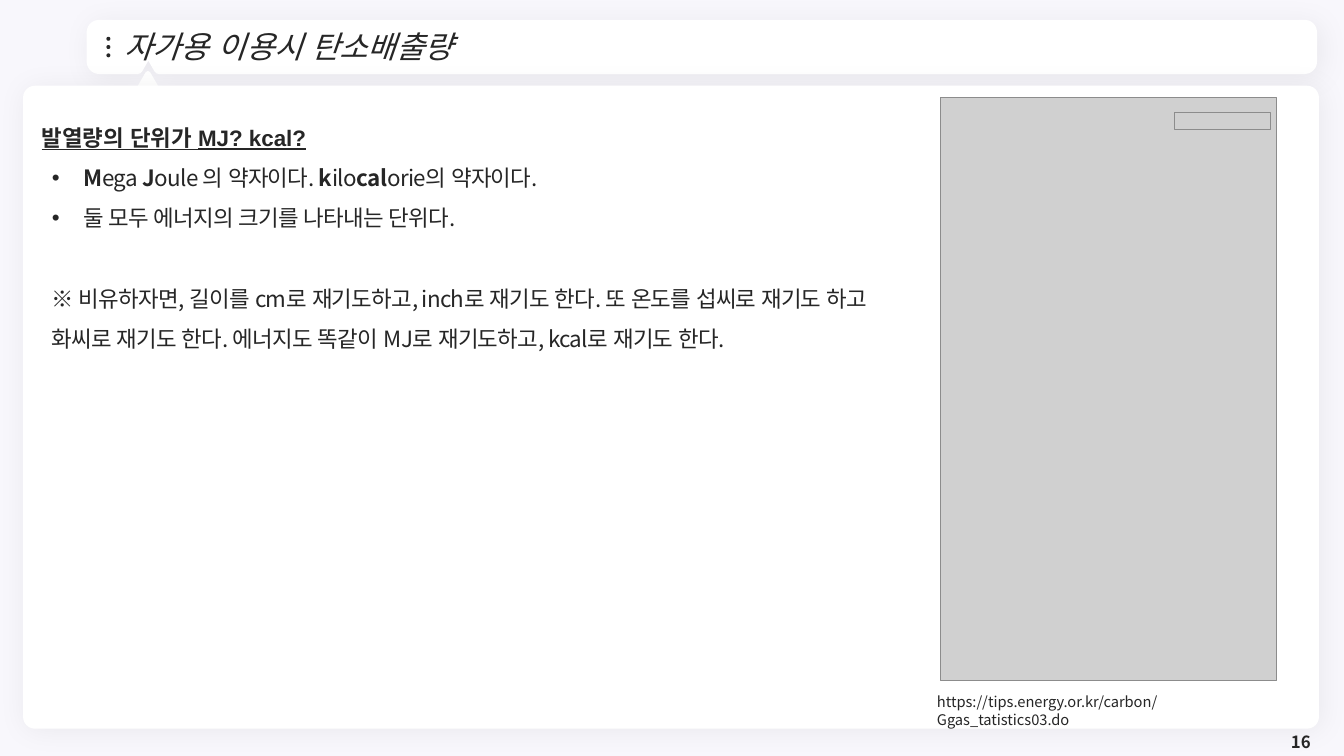
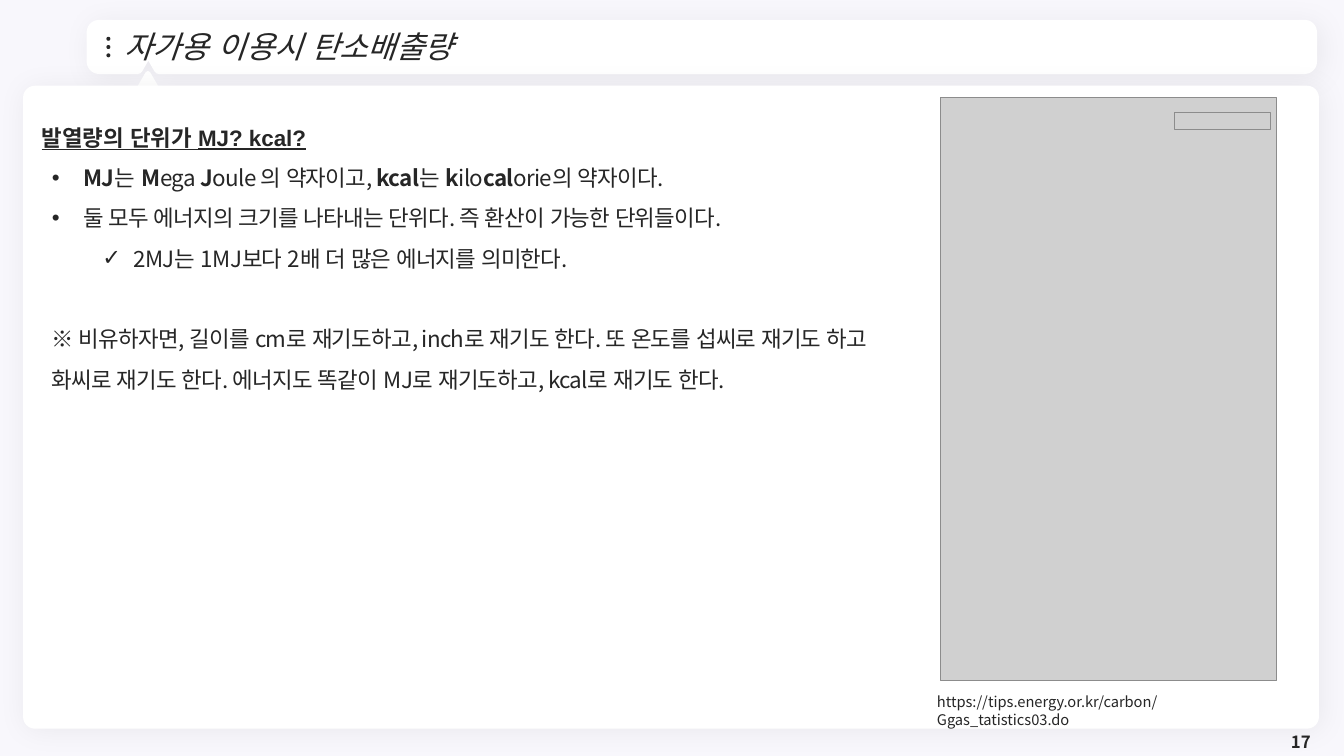
Before and after one commit to meandthey/Teaching, a slide deck: slide 17 of 생활속의 경제/01_Lectures/생활속의 경제_(에너지경제).pptx (slide 16 before the commit). Drawn at 1344x756 pixels with LibreOffice and Linux fonts; fonts in the diff are those of the drawing; grey boxes stand for pictures; background and template pictures are left out. Boxes give left, top, right and bottom in pixels: in the first picture for what was removed or moved away, otherwise in the second. Text is boxed around its words. In the diff, an @@ line names an element or a change of style, - is before the commit and + after.

```diff
--- a/생활속의 경제/01_Lectures/생활속의 경제_(에너지경제).pptx
+++ b/생활속의 경제/01_Lectures/생활속의 경제_(에너지경제).pptx
@@ text at [83,167,721,269]: text changed @@
-• Mega Joule 의 약자이다. kilocalorie의 약자이다.
-• 둘 모두 에너지의 크기를 나타내는 단위다.
+• MJ는 Mega Joule 의 약자이고, kcal는 kilocalorie의 약자이다.
+• 둘 모두 에너지의 크기를 나타내는 단위다. 즉 환산이 가능한 단위들이다.
+  ✓ 2MJ는 1MJ보다 2배 더 많은 에너지를 의미한다.
@@ page number at [1291,735,1311,748]: text changed @@
-16
+17
```
Also in this commit, not shown: 9 other slides changed, 2 slides added.
